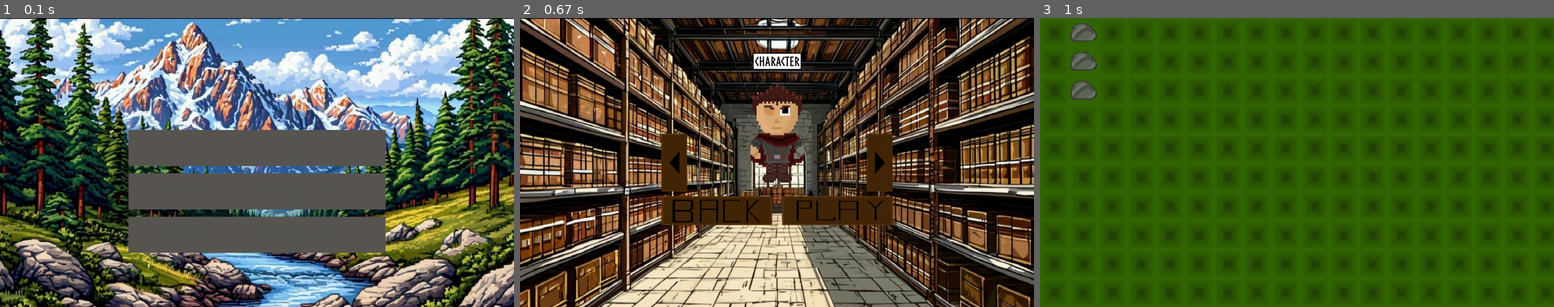
Above: before the commit, frames 1-3 (left to right).
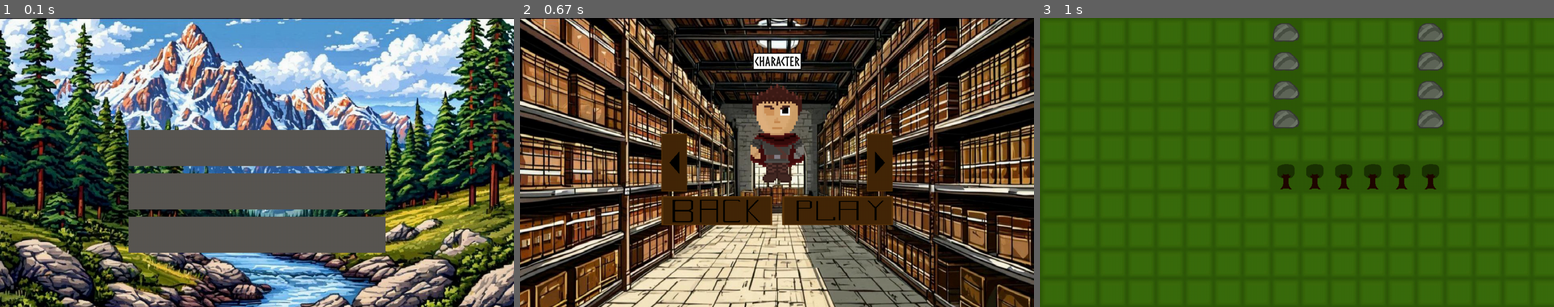
Above: after the commit, the same moments.

Repository: ShvetsovMakar/YandexLyceumPyGame
Game: pygame game, started from main.py
Two runs of this game, one before a commit and one after it. Both use one fixed random seed, a clock stepped at 60 frames per second and the inputs below.
Inputs (mouse positions are in pixels of both pictures, inside the frame that each line leads up to):
- Up to frame 1 (0.1 s): no input
- Up to frame 2 (0.67 s): click (777, 162) at 0.38 s
- Up to frame 3 (1 s): click (1358, 211) at 0.72 s

Frames 1-2 are identical in both runs. In frame 3, 18% of the frame differs, in the area x 1-100%, y 1-98%.

Commit message:
redrawn grass tile, changed grass color in stone and tree tiles, added tree tiles rendering

Diff:
--- a/Config/Maps/lobby.txt
+++ b/Config/Maps/lobby.txt
@@ -1,6 +1,9 @@
-GSGGGGGGGGGGGGGGGGGGGGGGGGGGGGGG
-GSGGGGGGGGGGGGGGGGGGGGGGGGGGGGGG
-GSGGGGGGGGGGGGGGGGGGGGGGGGGGGGGG
+GGGGGGGGSGGGGSGGGGGGGGGGGGGGGGGG
+GGGGGGGGSGGGGSGGGGGGGGGGGGGGGGGG
+GGGGGGGGSGGGGSGGGGGGGGGGGGGGGGGG
+GGGGGGGGSGGGGSGGGGGGGGGGGGGGGGGG
+GGGGGGGGGGGGGGGGGGGGGGGGGGGGGGGG
+GGGGGGGGTTTTTTGGGGGGGGGGGGGGGGGG
 GGGGGGGGGGGGGGGGGGGGGGGGGGGGGGGG
 GGGGGGGGGGGGGGGGGGGGGGGGGGGGGGGG
 GGGGGGGGGGGGGGGGGGGGGGGGGGGGGGGG
@@ -11,6 +14,3 @@
 GGGGGGGGGGGGGGGGGGGGGGGGGGGGGGGG
 GGGGGGGGGGGGGGGGGGGGGGGGGGGGGGGG
 GGGGGGGGGGGGGGGGGGGGGGGGGGGGGGGG
-GGGGGGGGGGGGGGGGGGGGGGGGGGGGGGGG
-GGGGGGGGGGGGGGGGGGGGGGGGGGGGGGGG
-GGGGGGGGGGGGGGGGGGGGGGGGGGGGGGGG
--- a/main.py
+++ b/main.py
@@ -50,6 +50,13 @@
 
                 if field[y][x] == "S":
                     self.board[-1].append(Tile("Graphics/Tiles/Stone.png",
+                                               self.tiles_group,
+                                               (x * self.tile_width, y * self.tile_height),
+                                               (self.tile_width, self.tile_height),
+                                               False))
+
+                if field[y][x] == "T":
+                    self.board[-1].append(Tile("Graphics/Tiles/Tree.png",
                                                self.tiles_group,
                                                (x * self.tile_width, y * self.tile_height),
                                                (self.tile_width, self.tile_height),
Binary file changed: Graphics/Tiles/Grass.png
Binary file removed: Graphics/Tiles/Path.png
Binary file changed: Graphics/Tiles/Stone.png
Binary file changed: Graphics/Tiles/Tree.png
